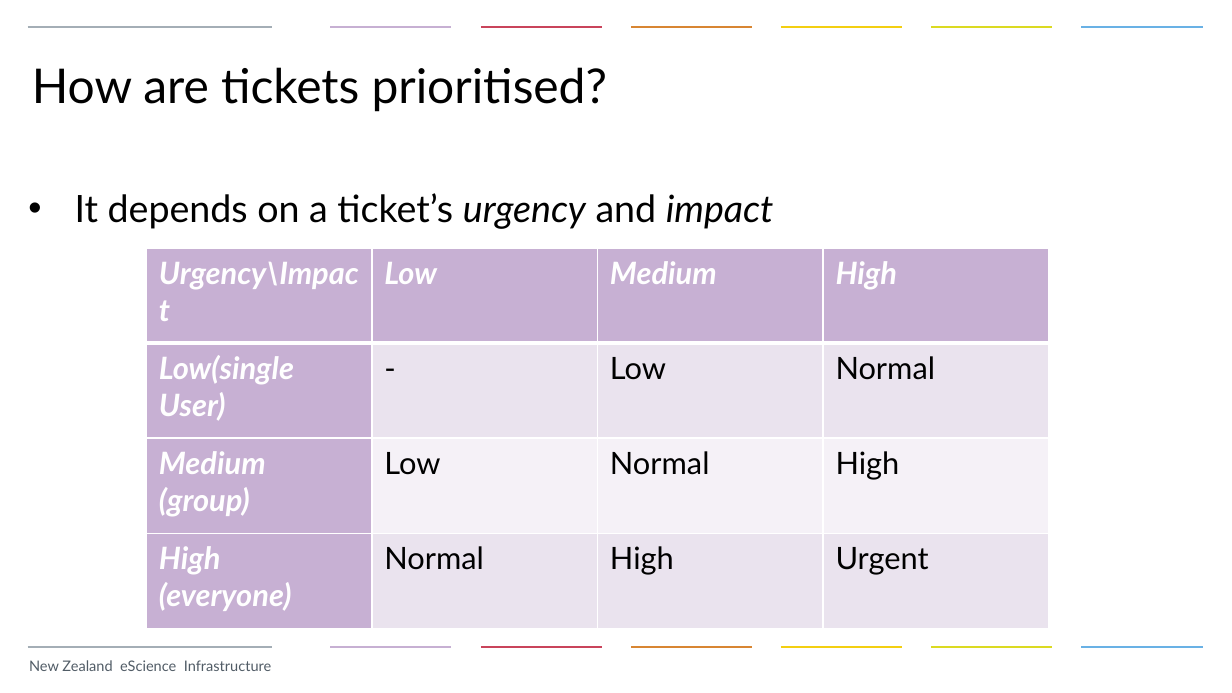
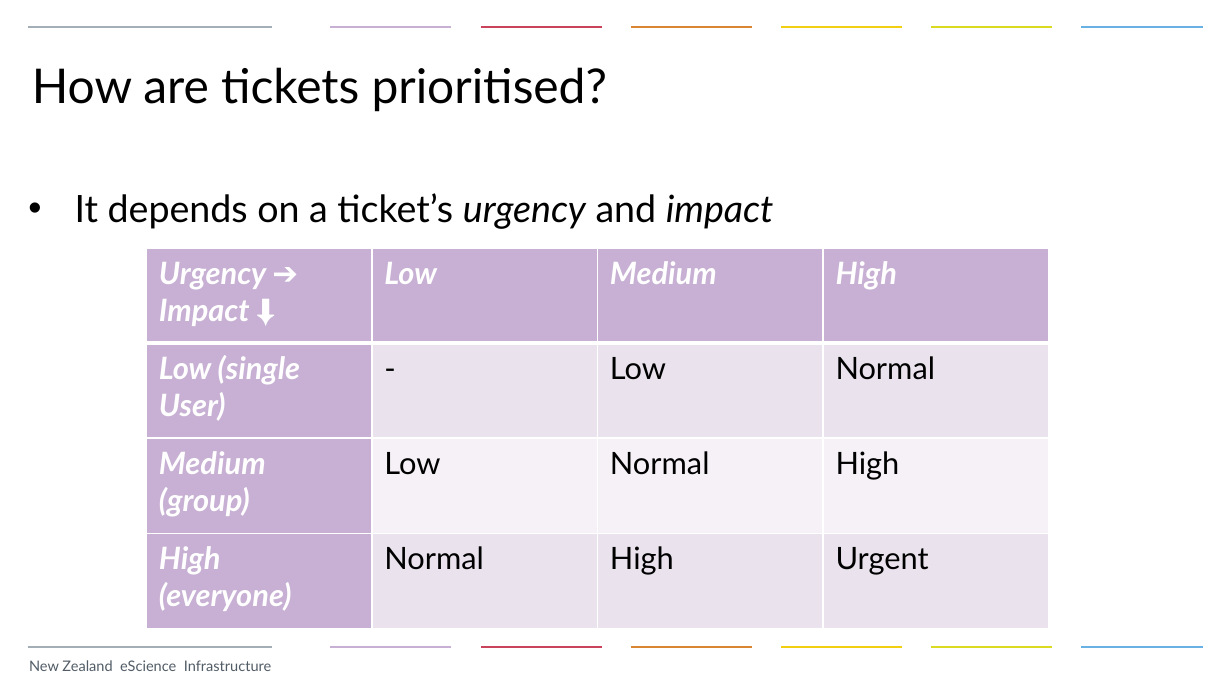
Before and after one commit to nesi/eResearch-NZ-2015, a slide deck: slide 5 of NeSI_I_Have_a Problem_and_I_Need_Support/NeSI_Service_Desk.pptx. Drawn at 1232x693 pixels with LibreOffice and Linux fonts; fonts in the diff are those of the drawing; background and template pictures are left out. Boxes give left, top, right and bottom in pixels: in the first picture for what was removed or moved away, otherwise in the second. Text is boxed around its words. In the diff, an @@ line names an element or a change of style, - is before the commit and + after.

```diff
--- a/NeSI_I_Have_a Problem_and_I_Need_Support/NeSI_Service_Desk.pptx
+++ b/NeSI_I_Have_a Problem_and_I_Need_Support/NeSI_Service_Desk.pptx
@@ table at [147, 248, 1048, 628] @@
-row 1, column 1: Urgency\Impact
+row 1, column 1: Urgency ➔ Impact ⬇
-row 2, column 1: Low(single User)
+row 2, column 1: Low (single User)
```
Also in this commit, not shown: 3 other slides changed, 2 other files.
